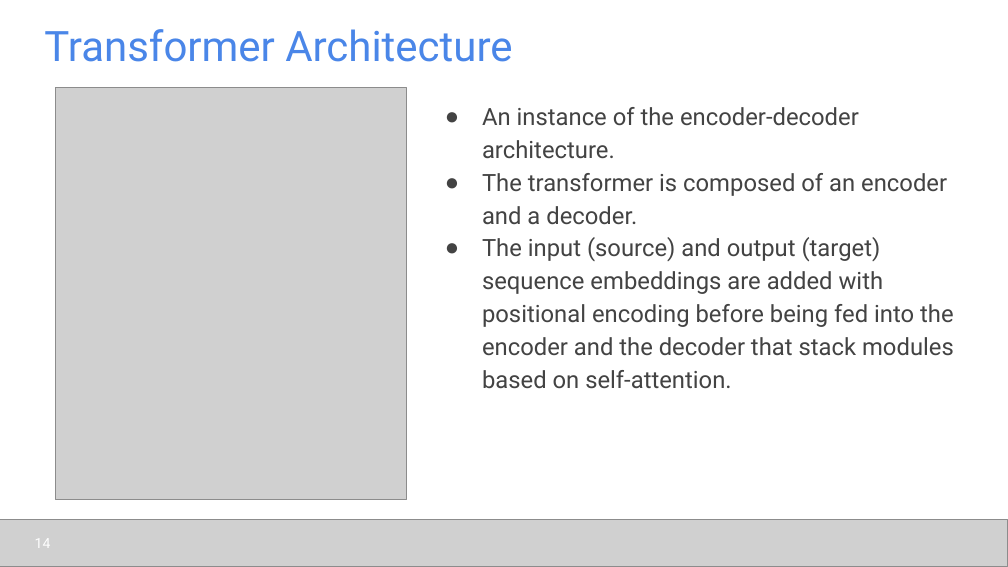
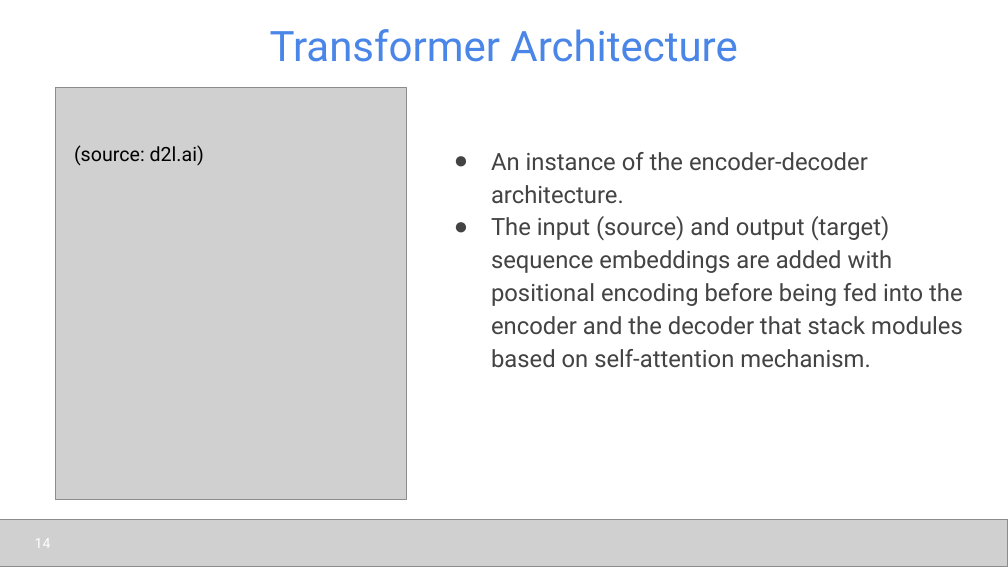
Before and after one commit to udel-cbcb/al_ml_workshop, a slide deck: slide 14 of Day_5/Lectures/Day_5_Lecture_1_Introduction_to_Deep_Learning.pptx. Drawn at 1008x567 pixels with LibreOffice and Linux fonts; fonts in the diff are those of the drawing; grey boxes stand for pictures. Boxes give left, top, right and bottom in pixels: in the first picture for what was removed or moved away, otherwise in the second. Text is boxed around its words. In the diff, an @@ line names an element or a change of style, - is before the commit and + after.

```diff
--- a/Day_5/Lectures/Day_5_Lecture_1_Introduction_to_Deep_Learning.pptx
+++ b/Day_5/Lectures/Day_5_Lecture_1_Introduction_to_Deep_Learning.pptx
@@ title "Transformer Architecture" at [270,29,737,62]: alignment left to centre @@
@@ text added at [74,145,204,165], 14 pt, text #000000 @@
+(source: d2l.ai)
@@ text "An instance of the encoder-decoder ...": place and size @@
-text "An instance of the encoder-decoder ..." at [482,107,954,389]
+text "An instance of the encoder-decoder ..." at [491,152,963,368]
@@ text at [491,216,963,368]: text changed @@
-● The transformer is composed of an encoder and a decoder.
-● The input (source) and output (target) sequence embeddings are added with positional encoding before being fed into the encoder and the decoder that stack modules based on self-attention.
+● The input (source) and output (target) sequence embeddings are added with positional encoding before being fed into the encoder and the decoder that stack modules based on self-attention mechanism.
```
Also in this commit, not shown: 25 other slides changed, 1 slide added, 3 other files.
